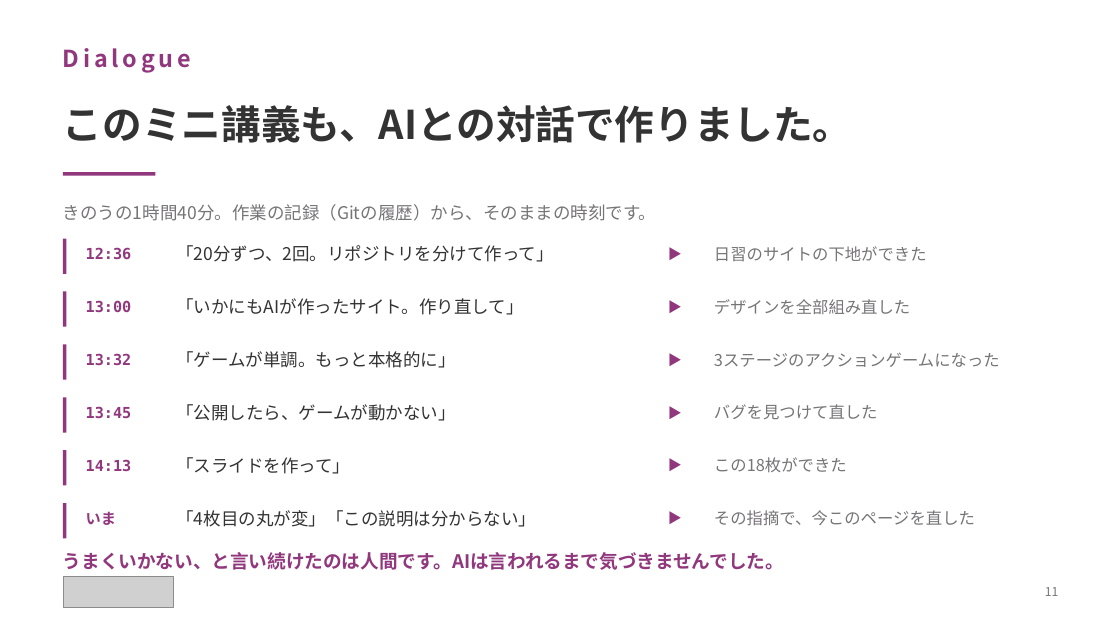
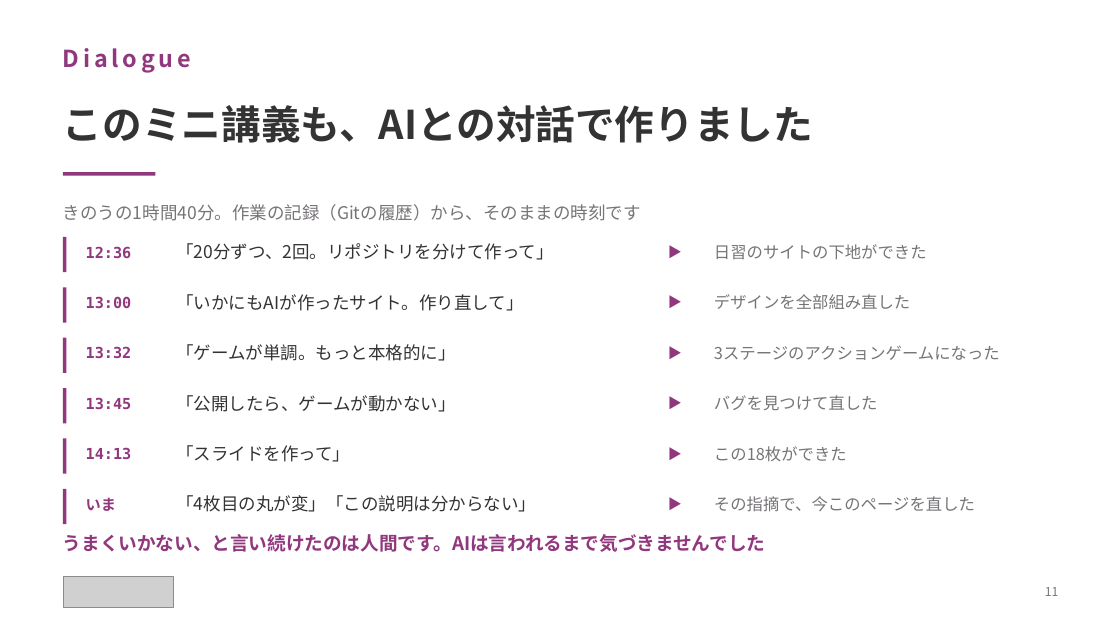
Before and after one commit to yutakaJssst/narashino-visit-1, a slide deck: slide 11 of slides/nichinara20260908.pptx. Drawn at 1120x630 pixels with LibreOffice and Linux fonts; fonts in the diff are those of the drawing; grey boxes stand for pictures. Boxes give left, top, right and bottom in pixels: in the first picture for what was removed or moved away, otherwise in the second. Text is boxed around its words. In the diff, an @@ line names an element or a change of style, - is before the commit and + after.

```diff
--- a/slides/nichinara20260908.pptx
+++ b/slides/nichinara20260908.pptx
@@ text at bbox=[63, 105, 813, 143]: text changed @@
-このミニ講義も、AIとの対話で作りました。
+このミニ講義も、AIとの対話で作りました
@@ text at bbox=[63, 204, 641, 221]: text changed @@
-きのうの1時間40分。作業の記録（Gitの履歴）から、そのままの時刻です。
+きのうの1時間40分。作業の記録（Gitの履歴）から、そのままの時刻です
@@ 8 texts, 2 rectangles: place and size @@
-8 texts, 2 rectangles at bbox=[63, 287, 1000, 380]
+8 texts, 2 rectangles at bbox=[63, 282, 1000, 373]
@@ 8 texts, 2 rectangles: place and size @@
-8 texts, 2 rectangles at bbox=[63, 392, 878, 486]
+8 texts, 2 rectangles at bbox=[63, 383, 878, 474]
@@ 4 texts, 1 rectangle: place and size @@
-4 texts, 1 rectangle at bbox=[63, 498, 975, 539]
+4 texts, 1 rectangle at bbox=[63, 484, 975, 524]
@@ text at bbox=[63, 534, 765, 552]: text changed @@
-うまくいかない、と言い続けたのは人間です。AIは言われるまで気づきませんでした。
+うまくいかない、と言い続けたのは人間です。AIは言われるまで気づきませんでした
```
Also in this commit, not shown: 15 other slides changed, 2 other files.
